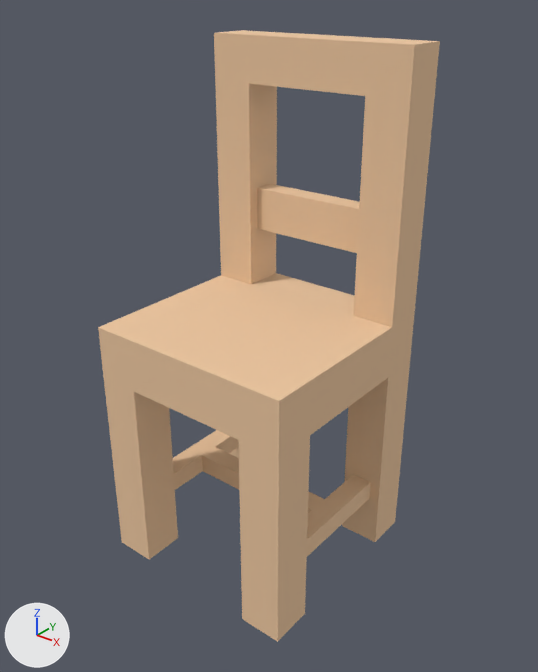
The glTF model example_game/world/props/chair.prop/model.glb: old version first, new version second.
Before and after are seen from a camera (50 mm lens) standing at (0.768, -0.934, 1.013) and looking at (0.018, 0.004, 0.432). Arrows for +X, +Y and +Z are at lower left; the lights stay in place. The first picture is the older version. Vertices at exactly the same position are counted once.

Names of what the first picture shows: 'model'.
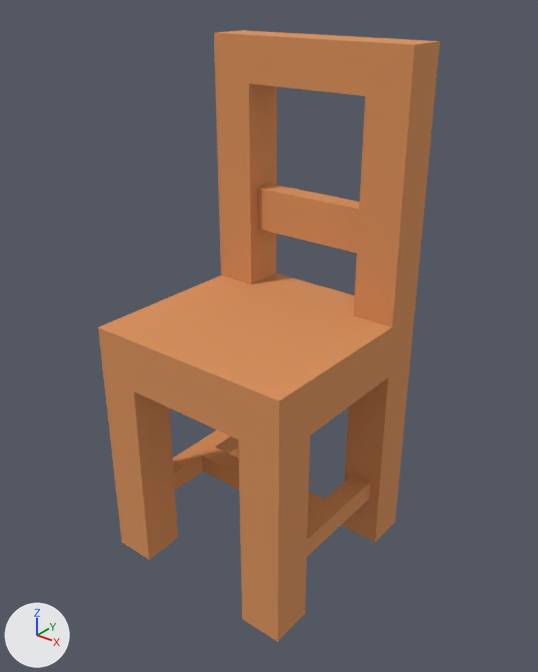
Location of each change, [x1, y1, x2, y2] in pixels of the pictures (538 x 672 px):
part 1 of me_model, recoloured (beige to orange)
    both: [98, 30, 440, 642]

The edits, one by one:
me_model has 77 vertices, 162 faces and spans x -0.2..0.2, y -0.2..0.2, z -0.02..0.92.
me_model is used by ob_model.
me_model part 1: 162 faces centred in x -0.2..0.2, y -0.2..0.2, z -0.02..0.92 are repainted in the vertex colours; the middle colour goes from beige #edc7a0 to orange #d9915a.
